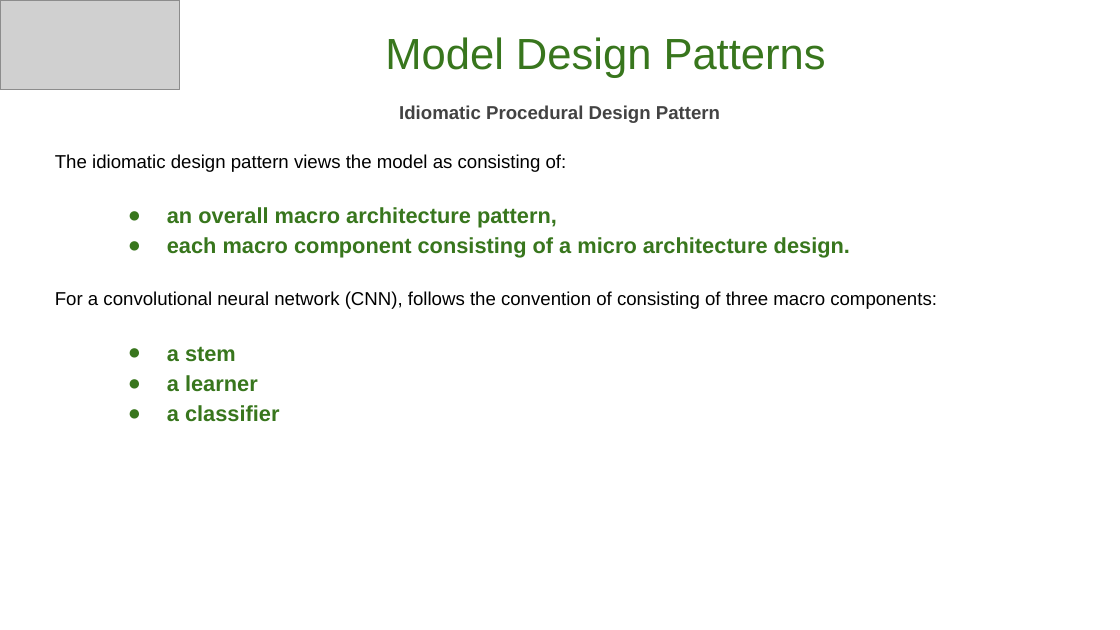
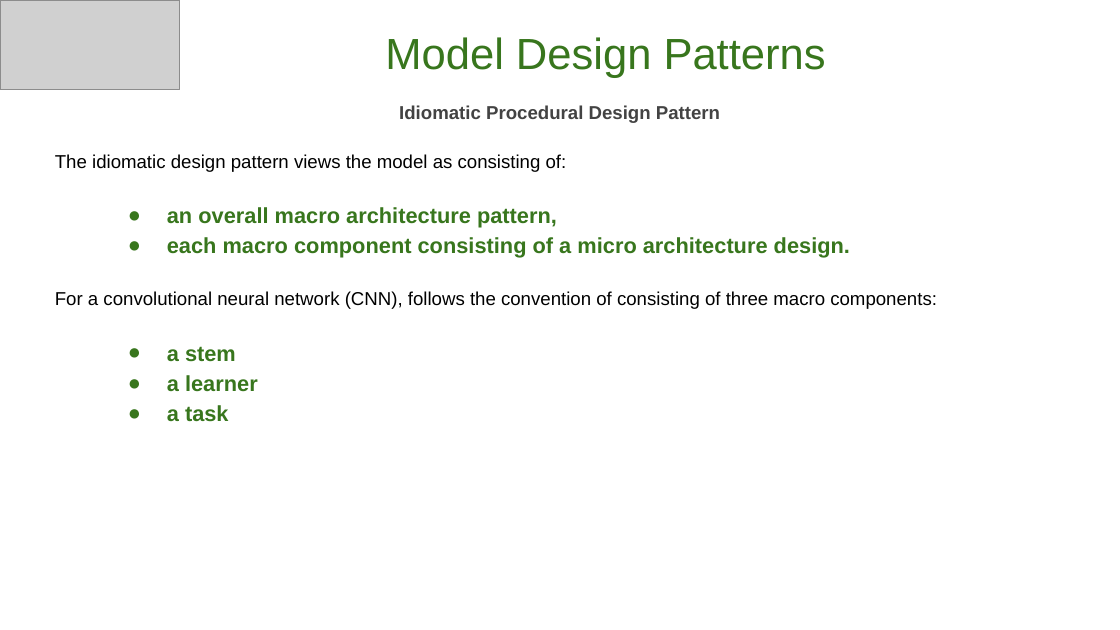
Before and after one commit to GoogleCloudPlatform/keras-idiomatic-programmer, a slide deck: slide 4 of books/deep-learning-design-patterns/Workshops/Junior/Deep Learning Design Patterns - Workshop - Chapter 1.pptx. Drawn at 1120x630 pixels with LibreOffice and Linux fonts; fonts in the diff are those of the drawing; grey boxes stand for pictures. Boxes give left, top, right and bottom in pixels: in the first picture for what was removed or moved away, otherwise in the second. Text is boxed around its words. In the diff, an @@ line names an element or a change of style, - is before the commit and + after.

```diff
--- a/books/deep-learning-design-patterns/Workshops/Junior/Deep Learning Design Patterns - Workshop - Chapter 1.pptx
+++ b/books/deep-learning-design-patterns/Workshops/Junior/Deep Learning Design Patterns - Workshop - Chapter 1.pptx
@@ text at <box>167,405,229,422</box>: text changed @@
-● a classifier
+● a task
```
Also in this commit, not shown: 9 other slides changed.
